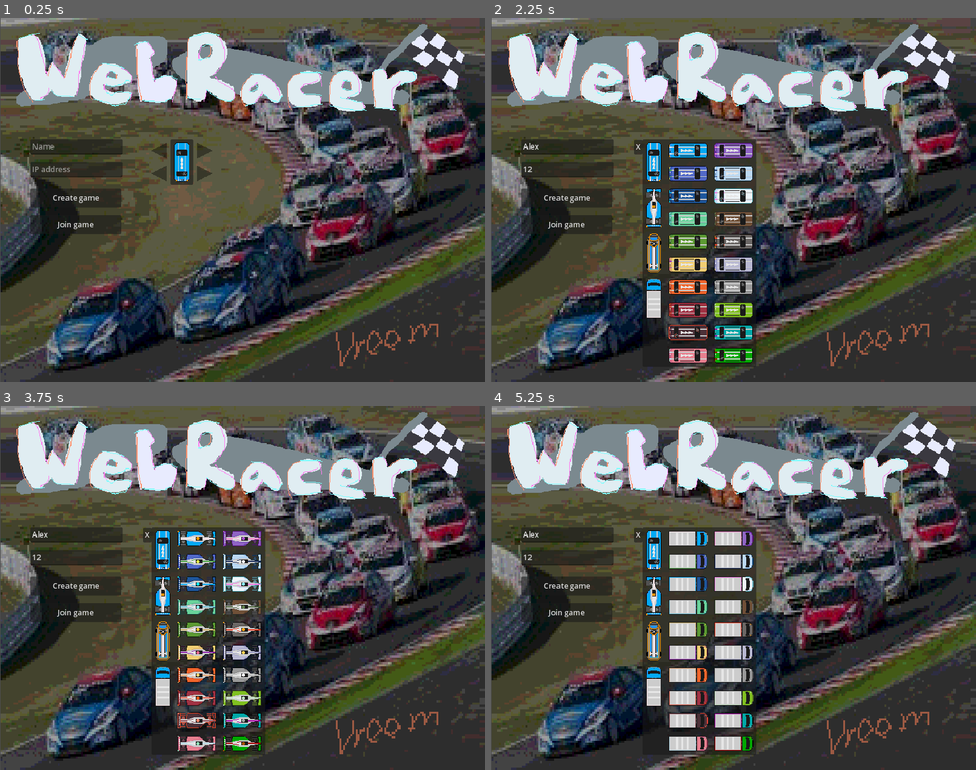
Above: before the commit, frames 1-4 (two rows, left to right).
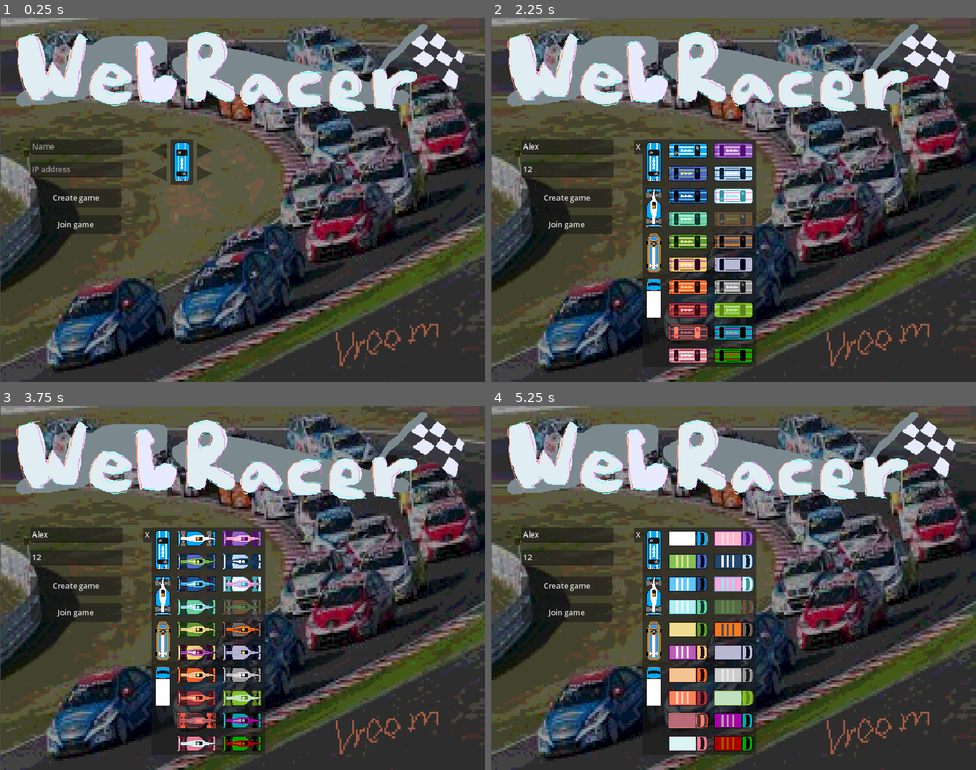
Above: after the commit, the same moments.

Repository: Tab-e-n/web-racing-game
Game: Godot game, scene res://load.tscn
The game is run twice, just before and just after one commit, with the same random seed, the same clock (stepped at 60 frames per second) and the same inputs.
Inputs (mouse positions are in pixels of both pictures, inside the frame that each line leads up to):
- Up to frame 1 (0.25 s): no input
- Up to frame 2 (2.25 s): click (568, 145) at 0.52 s; type "Alex" at 0.6 s; click (568, 170) at 0.75 s; type "12" at 0.83 s; click "Create game" at 1.25 s; click (675, 163) at 2 s
- Up to frame 3 (3.75 s): click (164, 551) at 2.77 s; click (164, 595) at 3.52 s
- Up to frame 4 (5.25 s): click (655, 642) at 4.27 s; click (655, 686) at 5.02 s

The runs differ from the first frame. In frame 1, less than 0.1% of the frame differs, in the area x 36-39%, y 34-45%; in frame 2, 2.2%; in frame 3, 2.1%; in frame 4, 4.5%, in the area x 32-54%, y 34-95%.

Commit message:
Car shader fix

Diff:
--- a/Scripts/palette_replacer.gdshader
+++ b/Scripts/palette_replacer.gdshader
@@ -3,24 +3,16 @@
 uniform bool active;
 uniform vec3[11] palette;
 uniform vec3 dim = vec3(1, 1, 1);
-const float[11] replace = {
-	0.0,
-	0.10196078431373,
-	0.2,
-	0.30196078431373,
-	0.4,
-	0.50196078431373,
-	0.6,
-	0.70196078431373,
-	0.8,
-	0.90196078431373,
-	1.0
-};
+global uniform sampler2D palette_replacing;
+
+vec3 get_palette_color(float position) {
+	return texture(palette_replacing, vec2(position, 0.5)).rgb;
+}
 
 void fragment() {
 	if(active){
 		for(int i = 0; i<11; i++){
-			if(COLOR.rgb == vec3(replace[i], replace[i], replace[i])){
+			if(COLOR.rgb == get_palette_color(float(i)/11.0 + 1.0/22.0)){
 				COLOR.rgb = palette[i] * dim;
 				break;
 			}
--- a/palette_test_scene.tscn
+++ b/palette_test_scene.tscn
@@ -7,13 +7,13 @@
 [sub_resource type="ShaderMaterial" id="ShaderMaterial_piv7g"]
 shader = ExtResource("2_hsw6f")
 shader_parameter/active = true
-shader_parameter/palette = [Color(0.0156863, 0.0117647, 0.00784314, 1), Color(0.0156863, 0.0156863, 0.00784314, 1), Color(0.117647, 0.0901961, 0.0588235, 1), Color(0.180392, 0.14902, 0.117647, 1), Color(0.223529, 0.192157, 0.160784, 1), Color(0.27451, 0.235294, 0.211765, 1), Color(0.419608, 0.403922, 0.396078, 1), Color(0.937255, 0.239216, 0.133333, 1), Color(0.94902, 0.478431, 0.12549, 1), Color(0.317647, 0.282353, 0.286275, 1), Color(0.980392, 0.65098, 0.105882, 1)]
+shader_parameter/palette = [Color(0.1922, 0.5765, 0.6235, 1), Color(0.1922, 0.5765, 0.6235, 1), Color(0.2196, 0.6353, 0.6863, 1), Color(0.3725, 0.6784, 0.7333, 1), Color(0.498, 0.7373, 0.7922, 1), Color(0.7843, 0.8627, 0.9765, 1), Color(0.9373, 0.9608, 0.9765, 1), Color(0.949, 0.4824, 0.8941, 1), Color(0.9647, 0.6549, 0.851, 1), Color(0.5451, 0.9294, 0.9647, 1), Color(0.5451, 0.9294, 0.9647, 1)]
 shader_parameter/dim = Vector3(1, 1, 1)
 
 [node name="PalleteTestScene" type="Node"]
 script = ExtResource("1_pp87p")
-palette = [Color(0.0156863, 0.0117647, 0.00784314, 1), Color(0.0156863, 0.0156863, 0.00784314, 1), Color(0.117647, 0.0901961, 0.0588235, 1), Color(0.180392, 0.14902, 0.117647, 1), Color(0.223529, 0.192157, 0.160784, 1), Color(0.27451, 0.235294, 0.211765, 1), Color(0.419608, 0.403922, 0.396078, 1), Color(0.937255, 0.239216, 0.133333, 1), Color(0.94902, 0.478431, 0.12549, 1), Color(0.317647, 0.282353, 0.286275, 1), Color(0.980392, 0.65098, 0.105882, 1)]
-current_preset = -1
+palette = [Color(0.1922, 0.5765, 0.6235, 1), Color(0.1922, 0.5765, 0.6235, 1), Color(0.2196, 0.6353, 0.6863, 1), Color(0.3725, 0.6784, 0.7333, 1), Color(0.498, 0.7373, 0.7922, 1), Color(0.7843, 0.8627, 0.9765, 1), Color(0.9373, 0.9608, 0.9765, 1), Color(0.949, 0.4824, 0.8941, 1), Color(0.9647, 0.6549, 0.851, 1), Color(0.5451, 0.9294, 0.9647, 1), Color(0.5451, 0.9294, 0.9647, 1)]
+current_preset = 12
 
 [node name="PlaceholderCar3" type="Sprite2D" parent="."]
 material = SubResource("ShaderMaterial_piv7g")
--- a/project.godot
+++ b/project.godot
@@ -93,3 +93,10 @@
 textures/canvas_textures/default_texture_repeat=1
 renderer/rendering_method="gl_compatibility"
 renderer/rendering_method.mobile="gl_compatibility"
+
+[shader_globals]
+
+palette_replacing={
+"type": "sampler2D",
+"value": "res://Textures/shader_car_palette.png"
+}
Binary file added: Textures/shader_car_palette.png
Not shown, added: Textures/shader_car_palette.png.import
